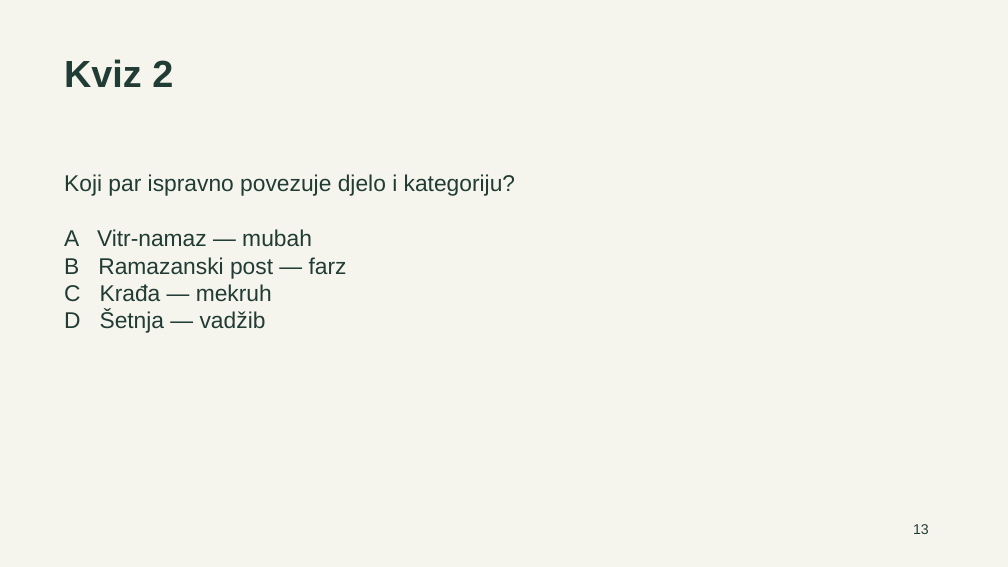
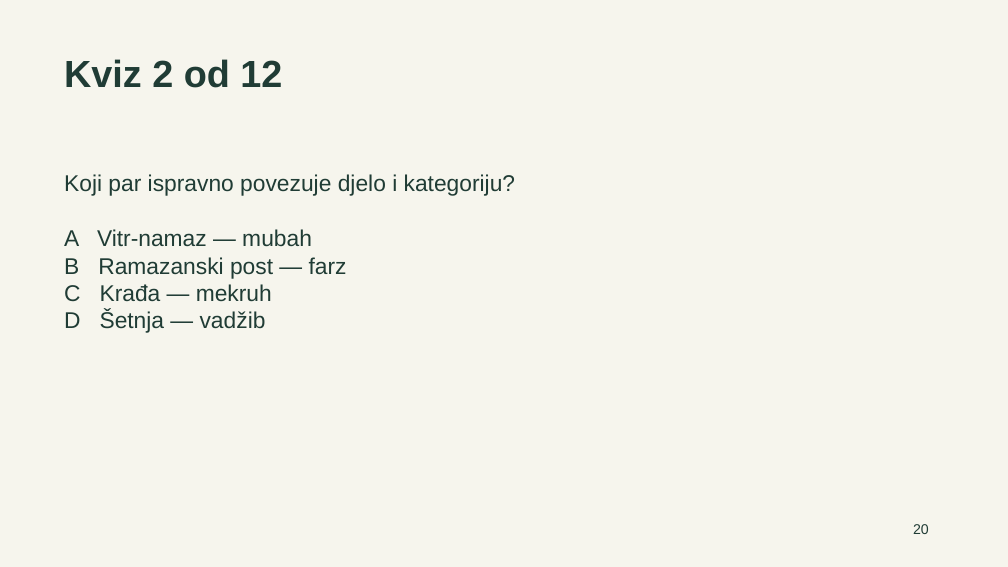
Before and after one commit to vjeronaukaskola/ogledni-cas-vrednovanje-djela, a slide deck: slide 20 of materijali/Prezentacija.pptx (slide 13 before the commit). Drawn at 1008x567 pixels with LibreOffice and Linux fonts; fonts in the diff are those of the drawing. Boxes give left, top, right and bottom in pixels: in the first picture for what was removed or moved away, otherwise in the second. Text is boxed around its words. In the diff, an @@ line names an element or a change of style, - is before the commit and + after.

```diff
--- a/materijali/Prezentacija.pptx
+++ b/materijali/Prezentacija.pptx
@@ text at (64, 59, 282, 88): text changed @@
-Kviz 2
+Kviz 2 od 12
@@ text at (913, 524, 929, 534): text changed @@
-13
+20
```
Also in this commit, not shown: 10 other slides changed, 19 slides added, 8 slides removed, 10 other files.
